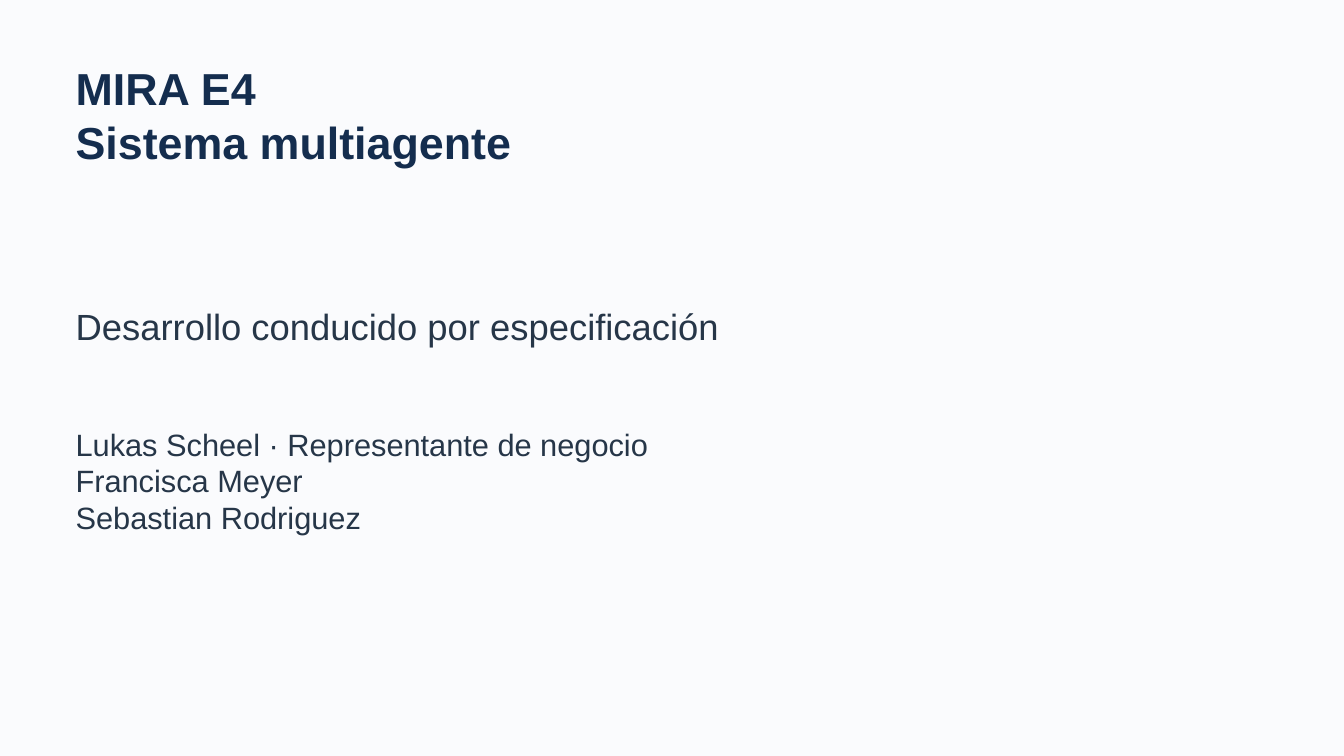
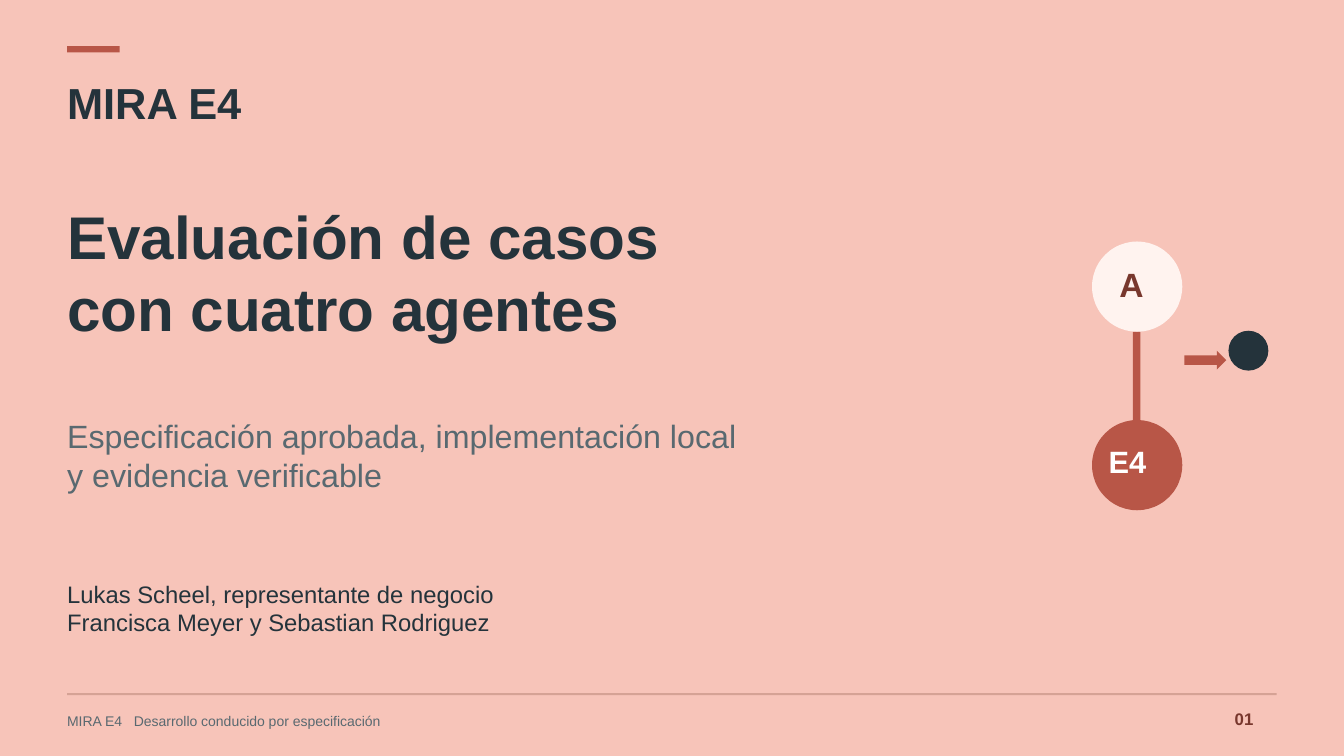
Before and after one commit to lukasscheelb/E4-LLM, a slide deck: slide 1 of output/presentacion/Presentacion_MIRA_E4.pptx. Drawn at 1344x756 pixels with LibreOffice and Linux fonts; fonts in the diff are those of the drawing. Boxes give left, top, right and bottom in pixels: in the first picture for what was removed or moved away, otherwise in the second. Text is boxed around its words. In the diff, an @@ line names an element or a change of style, - is before the commit and + after.

Commit message:
docs: actualizar informe final y presentación técnica de MIRA E4

```diff
--- a/output/presentacion/Presentacion_MIRA_E4.pptx
+++ b/output/presentacion/Presentacion_MIRA_E4.pptx
@@ background #FAFBFD to #F7C4B9 @@
@@ rectangle added at [68, 46, 120, 52], fill #B85647 @@
@@ text "MIRA E4": place and size @@
-text "MIRA E4" at [76, 74, 511, 168]
+text "MIRA E4" at [67, 89, 241, 119]
@@ text "MIRA E4" at [67, 89, 241, 119]: size 32 to 31 pt, text colour #142D4E to #24333B @@
@@ text at [76, 126, 511, 168]: paragraph removed @@
-Sistema multiagente
@@ text added at [67, 215, 659, 342], 43 pt, text #24333B, bold @@
+Evaluación de casos
+con cuatro agentes
@@ ellipse added at [1092, 242, 1183, 333], fill #FFF3EF @@
@@ text added at [1119, 274, 1143, 297], 24 pt, text #78372D, bold @@
+A
@@ rectangle added at [1133, 332, 1140, 420], fill #B85647 @@
@@ right arrow added at [1185, 351, 1227, 370], fill #B85647 @@
@@ ellipse added at [1229, 331, 1269, 371], fill #24333B @@
@@ text added at [67, 424, 736, 493], 23 pt, text #596970 @@
+Especificación aprobada, implementación local
+y evidencia verificable
@@ ellipse added at [1092, 420, 1183, 511], fill #B85647 @@
@@ text added at [1109, 452, 1147, 473], 22 pt, text #FFFFFF, bold @@
+E4
@@ text at [67, 585, 493, 636]: text changed; size 22 to 17 pt; text colour #263648 to #24333B @@
-Lukas Scheel · Representante de negocio
-Francisca Meyer
-Sebastian Rodriguez
+Lukas Scheel, representante de negocio
+Francisca Meyer y Sebastian Rodriguez
@@ text at [67, 715, 381, 729]: text changed; size 26 to 10 pt; text colour #263648 to #596970 @@
-Desarrollo conducido por especificación
+MIRA E4 Desarrollo conducido por especificación
@@ rectangle added at [68, 694, 1277, 696], fill #D5A295 @@
@@ text added at [1235, 713, 1254, 725], 12 pt, text #78372D, bold @@
+01
```
Also in this commit, not shown: 1 other slide changed, 8 slides added, 8 slides removed, 12 other files.
